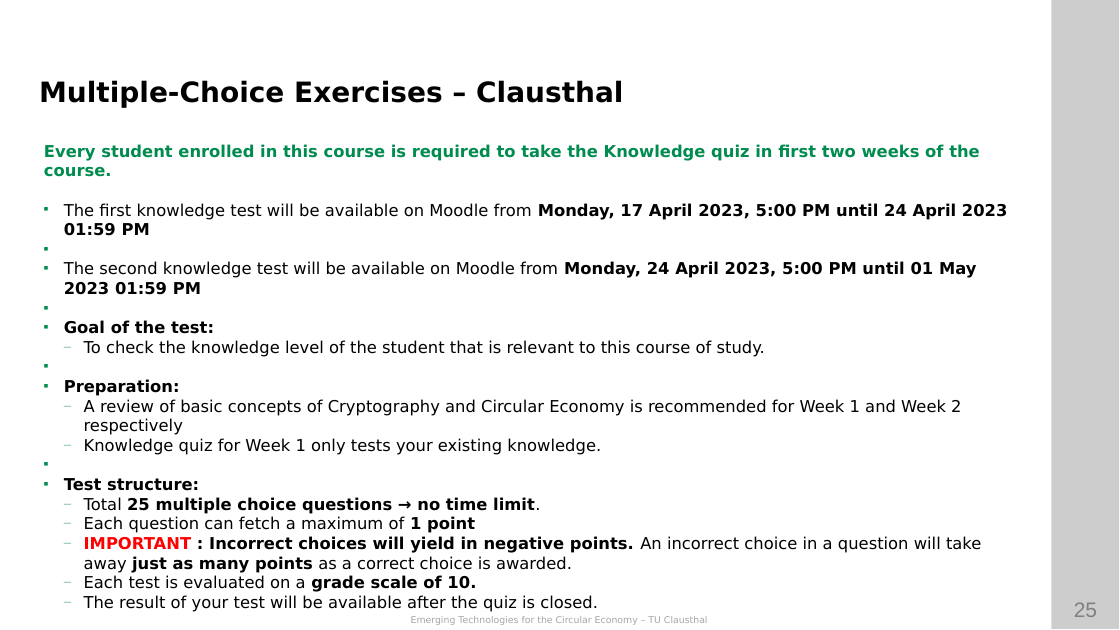
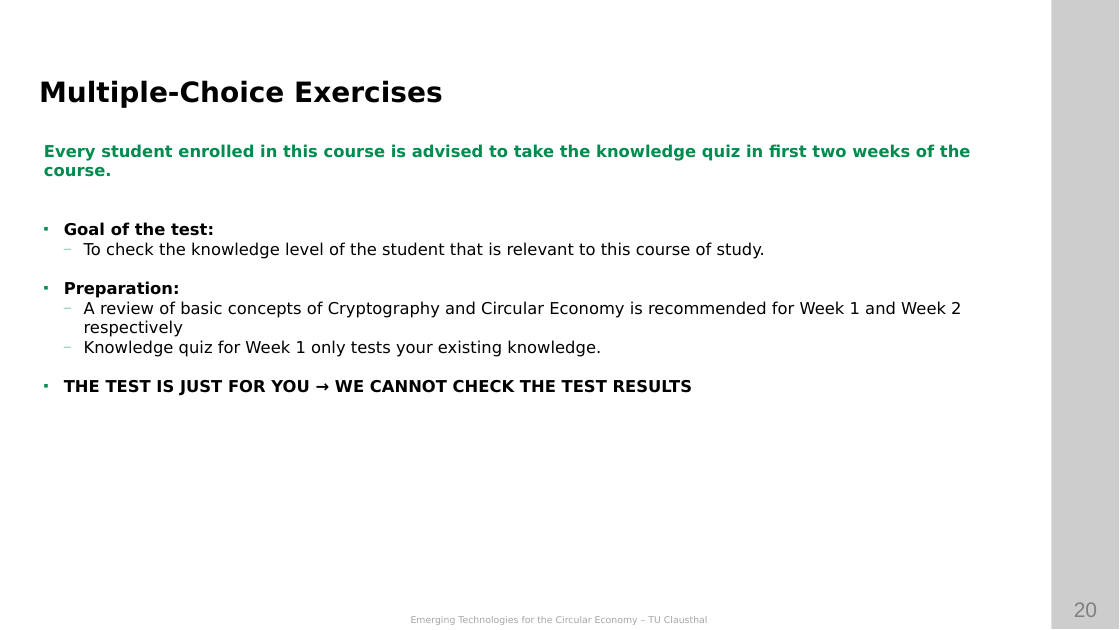
Before and after one commit to ETCE-LAB/teaching-material, a slide deck: slide 20 of Emerging-Technologies-for-the-Circular-Economy/ETCE-L00-Organization.pptx (slide 25 before the commit). Drawn at 1120x630 pixels with LibreOffice and Linux fonts; fonts in the diff are those of the drawing; background and template pictures are left out. Boxes give left, top, right and bottom in pixels: in the first picture for what was removed or moved away, otherwise in the second. Text is boxed around its words. In the diff, an @@ line names an element or a change of style, - is before the commit and + after.

```diff
--- a/Emerging-Technologies-for-the-Circular-Economy/ETCE-L00-Organization.pptx
+++ b/Emerging-Technologies-for-the-Circular-Economy/ETCE-L00-Organization.pptx
@@ text at (39,80,442,108): text changed @@
-Multiple-Choice Exercises – Clausthal
+Multiple-Choice Exercises
@@ text at (44,144,971,177): text changed; text colour #000000 to #008C4F @@
-Every student enrolled in this course is required to take the Knowledge quiz in first two weeks of the course.
-■ The first knowledge test will be available on Moodle from Monday, 17 April 2023, 5:00 PM until 24 April 2023 01:59 PM
-■ The second knowledge test will be available on Moodle from Monday, 24 April 2023, 5:00 PM until 01 May 2023 01:59 PM
+Every student enrolled in this course is advised to take the knowledge quiz in first two weeks of the course.
@@ text at (64,380,692,396): text changed; bold on @@
-■ Test structure:
-  — Total 25 multiple choice questions → no time limit.
-  — Each question can fetch a maximum of 1 point
-  — IMPORTANT : Incorrect choices will yield in negative points. An incorrect choice in a question will take away just as many points as a correct choice is awarded.
-  — Each test is evaluated on a grade scale of 10.
-  — The result of your test will be available after the quiz is closed.
+■ THE TEST IS JUST FOR YOU → WE CANNOT CHECK THE TEST RESULTS
@@ page number at (1074,602,1097,617): text changed @@
-25
+20
```
Also in this commit, not shown: 10 other slides changed, 2 slides added, 8 slides removed, 1 other file.
